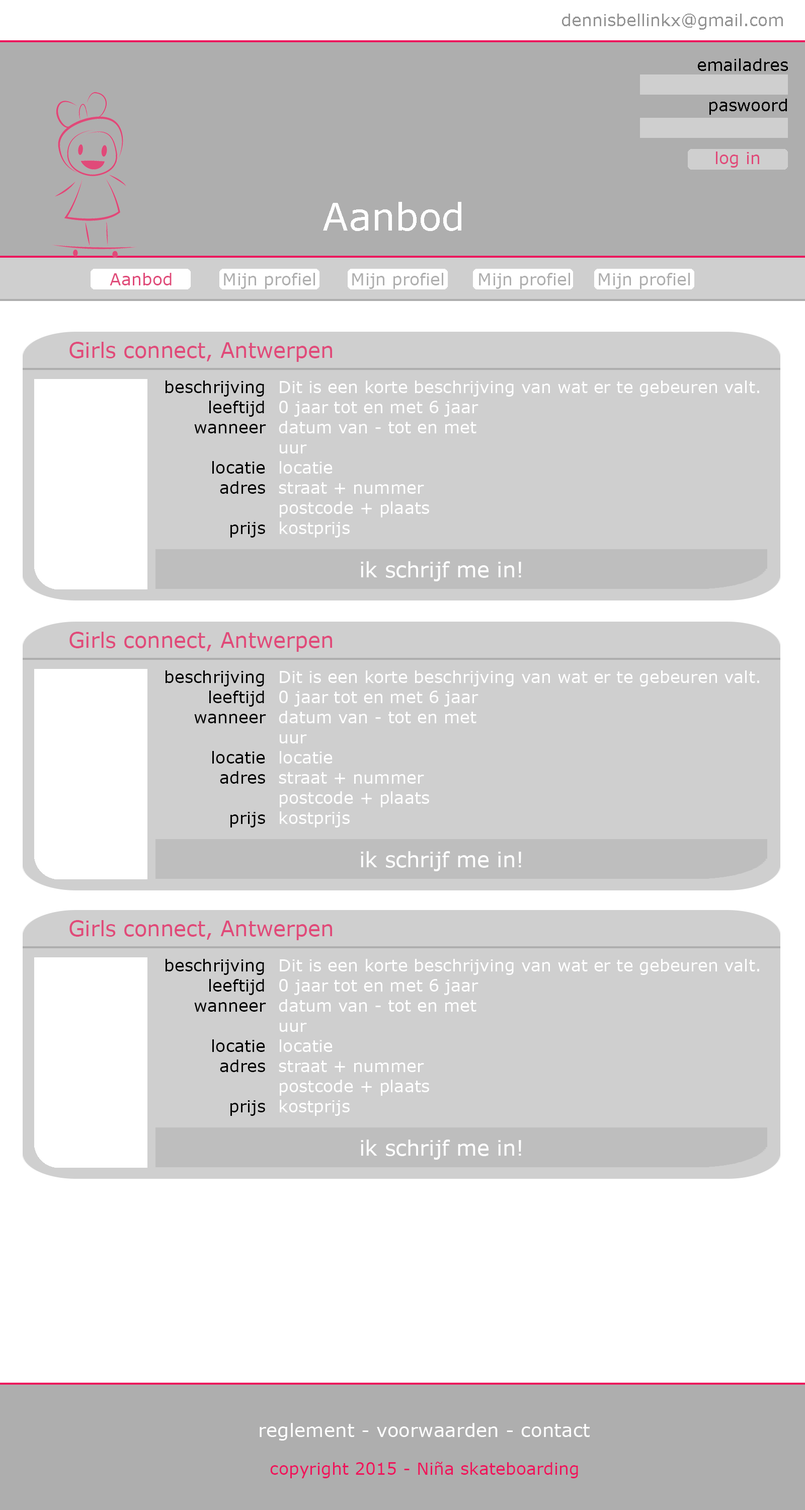
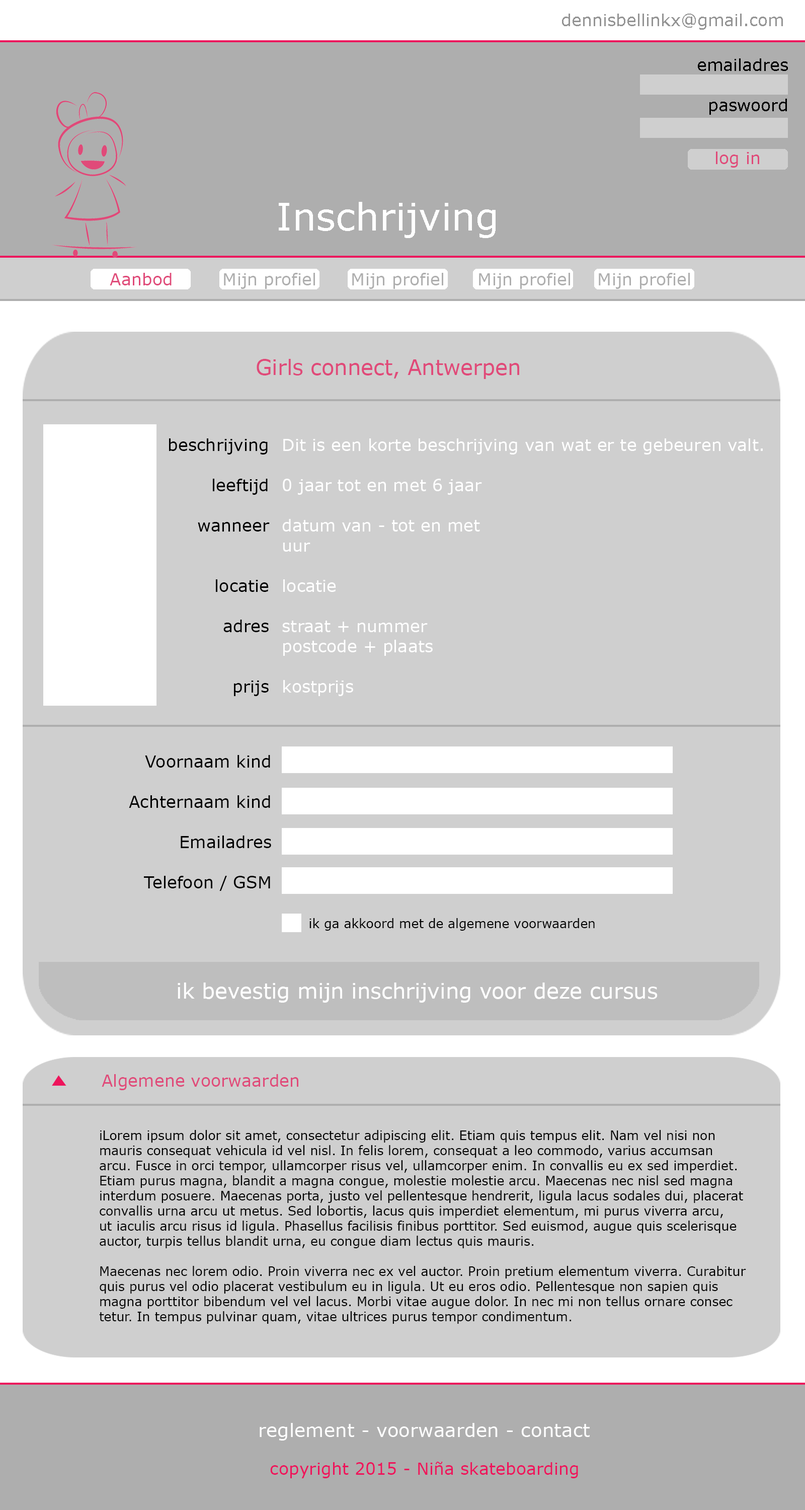
Revision of a layered 805×1510 image; what changed, layer by layer:
added group "inschrijving" (1st of 2) with 50 layers above "bekijk aanbod" over [left=22, top=201, right=781, bottom=1358]
added group "inschrijving" (2nd of 2, in "inschrijving") with 12 layers in group "inschrijving" over [left=22, top=332, right=781, bottom=1036]
added layer "Voornaam kind Achternaam kind Emailadres Telefoon / GSM" in group "inschrijving" over [left=128, top=754, right=272, bottom=891]
added layer "beschrijving leeftijd wanneer locatie adres prijs" (1st of 4, in "inschrijving" › "inschrijving") in group "inschrijving" over [left=169, top=438, right=270, bottom=696]
added layer "Dit is een korte beschrijving van wat er te gebeuren valt. 0 j" in group "inschrijving" over [left=282, top=438, right=763, bottom=696]
added layer "textboxes copy 4" in group "inschrijving" over [left=281, top=746, right=673, bottom=932]
added layer "picturebox" (1st of 4, in "inschrijving" › "inschrijving") in group "inschrijving" over [left=43, top=424, right=157, bottom=706]
added layer "bg copy" in group "inschrijving" over [left=38, top=961, right=760, bottom=1021]
added layer "bg" (1st of 5, in "inschrijving" › "inschrijving") in group "inschrijving" over [left=22, top=332, right=781, bottom=1036]
added group "algemene voorwaarden" (1st of 2, in "inschrijving") with 7 layers in group "inschrijving" over [left=22, top=1056, right=781, bottom=1358]
added layer "iLorem ipsum dolor sit amet, consectetur adipiscing elit. Etiam" in group "algemene voorwaarden" over [left=99, top=1129, right=747, bottom=1324]
added layer "bg" (2nd of 5, in "inschrijving" › "algemene voorwaarden") in group "algemene voorwaarden" over [left=22, top=1056, right=781, bottom=1358]
moved "courses" into group "bekijk aanbod" over [left=22, top=332, right=781, bottom=1179]
…and 13 more changes (12 added, 1 stack)
